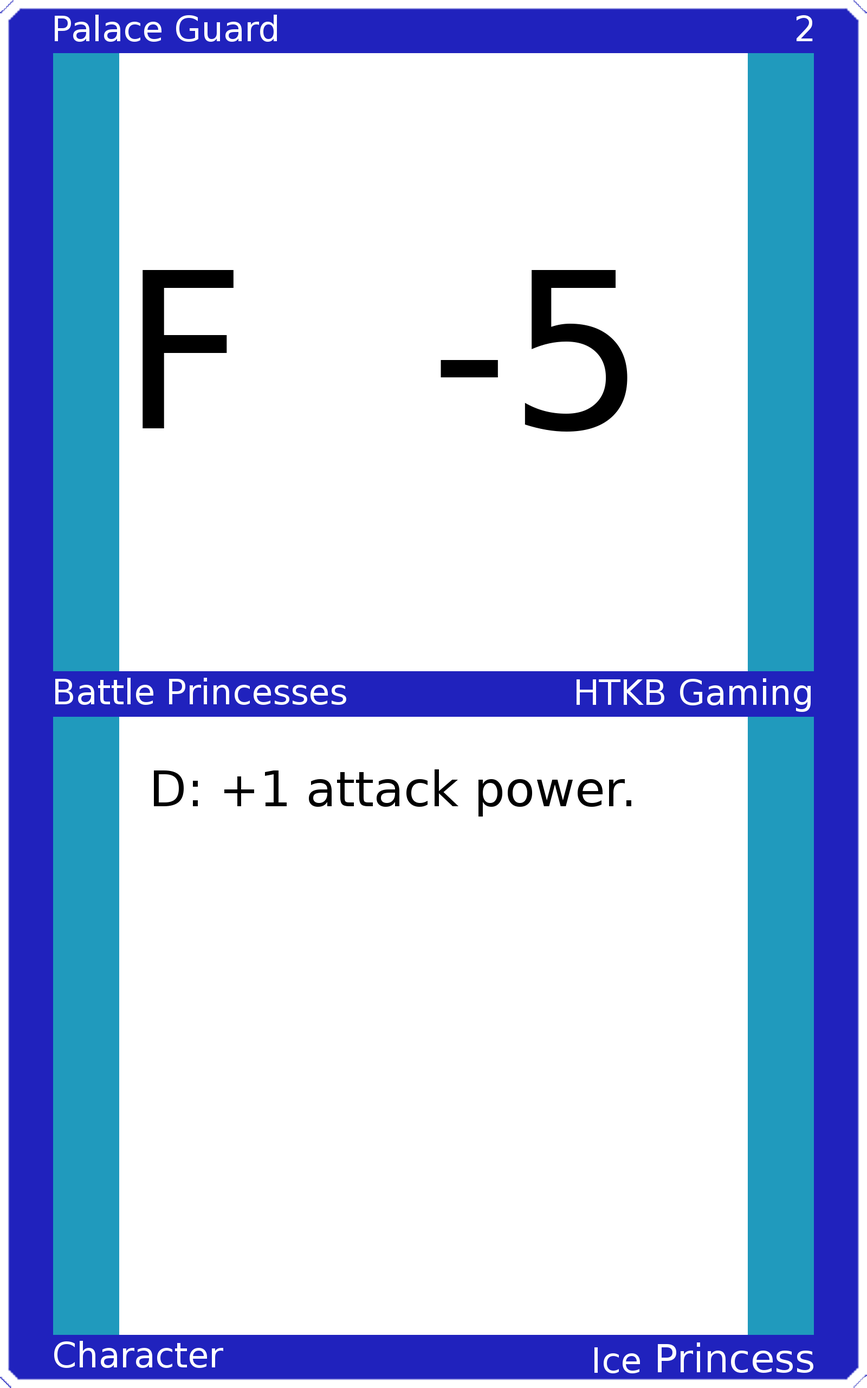
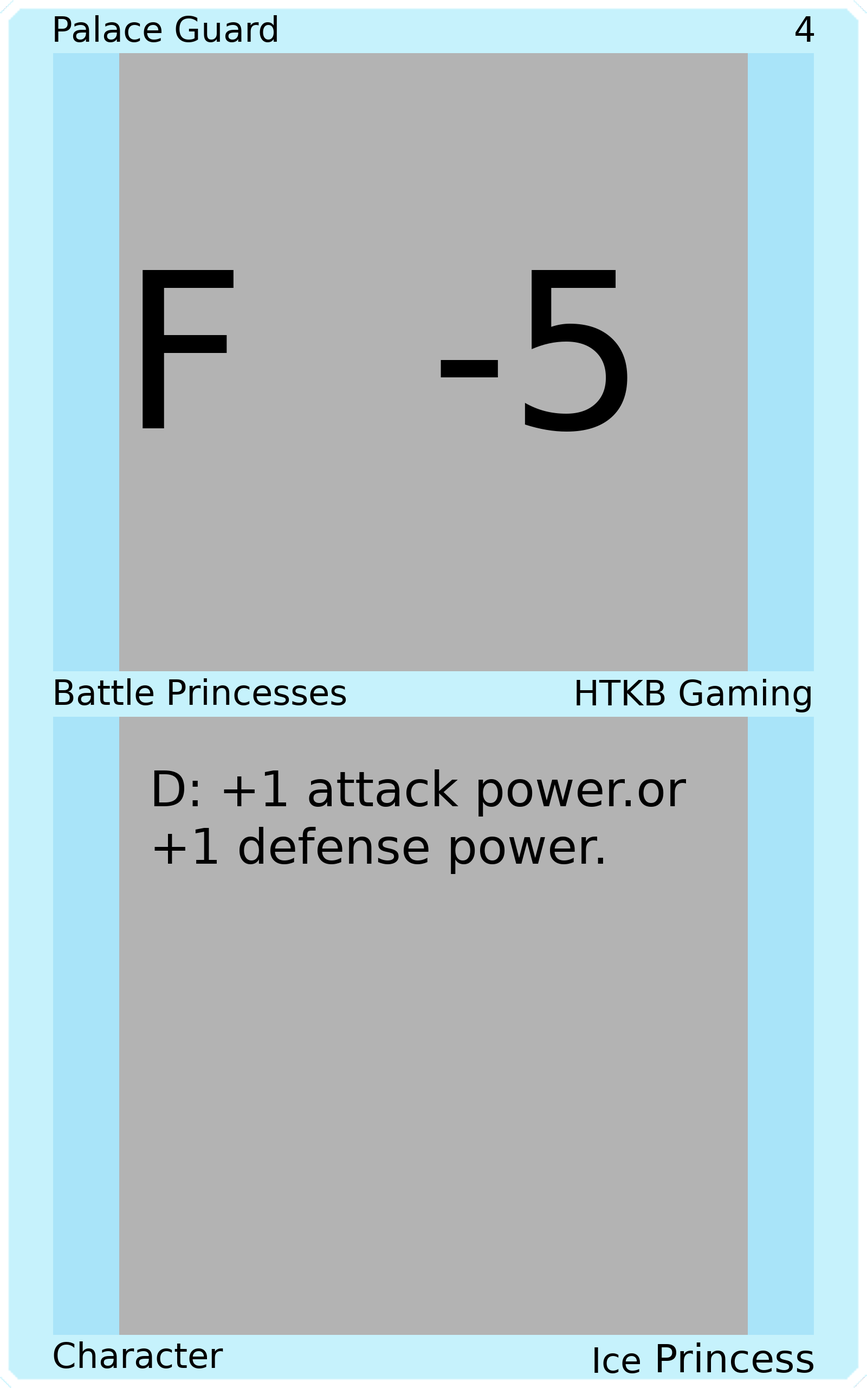
Before/after of a w=867, h=1388 layered artwork. What changed in the layer stack:
painted on "Upper Left" over (x1=54, y1=14, x2=277, y2=43)
painted on "Upper Right" over (x1=795, y1=15, x2=815, y2=42)
painted on "Mid Left" over (x1=55, y1=677, x2=347, y2=706)
painted on "Mid Right" over (x1=576, y1=678, x2=811, y2=713)
painted on "Card Text" over (x1=153, y1=769, x2=687, y2=874)
painted on "Bottom Left" over (x1=53, y1=1340, x2=224, y2=1369)
painted on "Bottom Right" over (x1=594, y1=1342, x2=814, y2=1373)
painted on "Border" over (x1=0, y1=0, x2=867, y2=1388)
painted on "Top Background" over (x1=119, y1=52, x2=748, y2=673)
painted on "Bottom Background" over (x1=119, y1=715, x2=748, y2=1336)
painted on "Background" over (x1=35, y1=35, x2=832, y2=1352)
